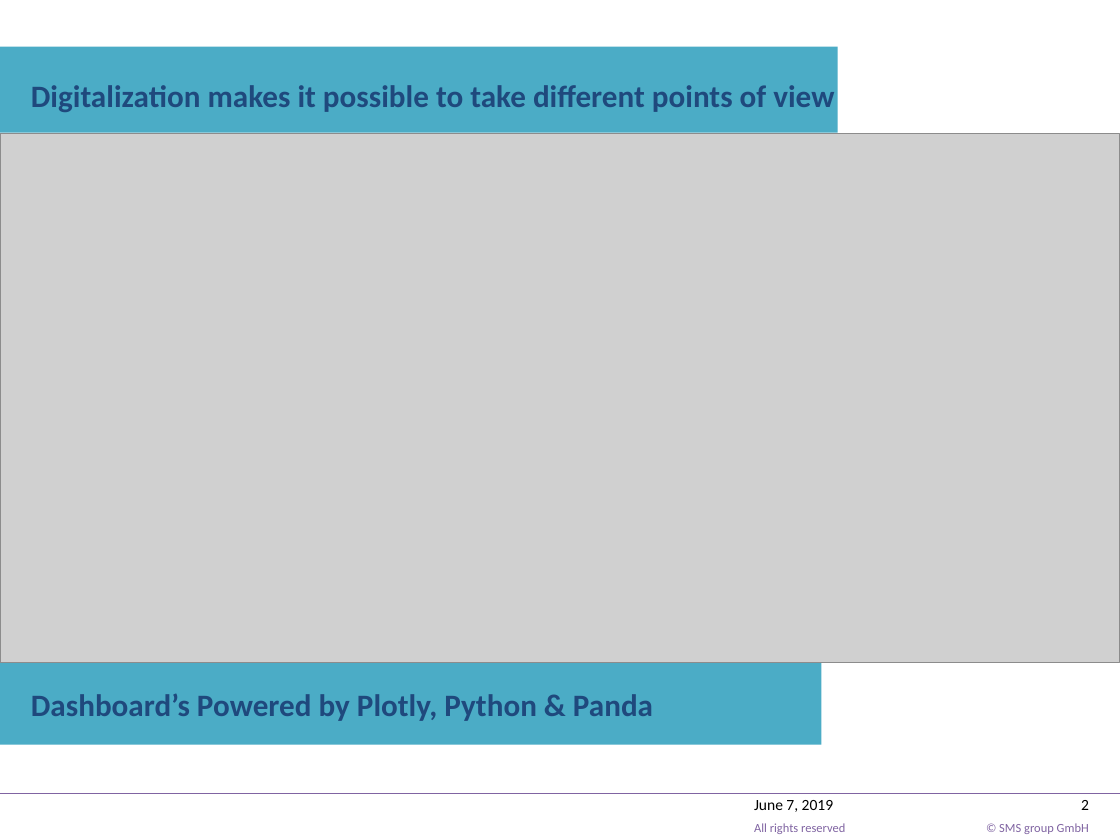
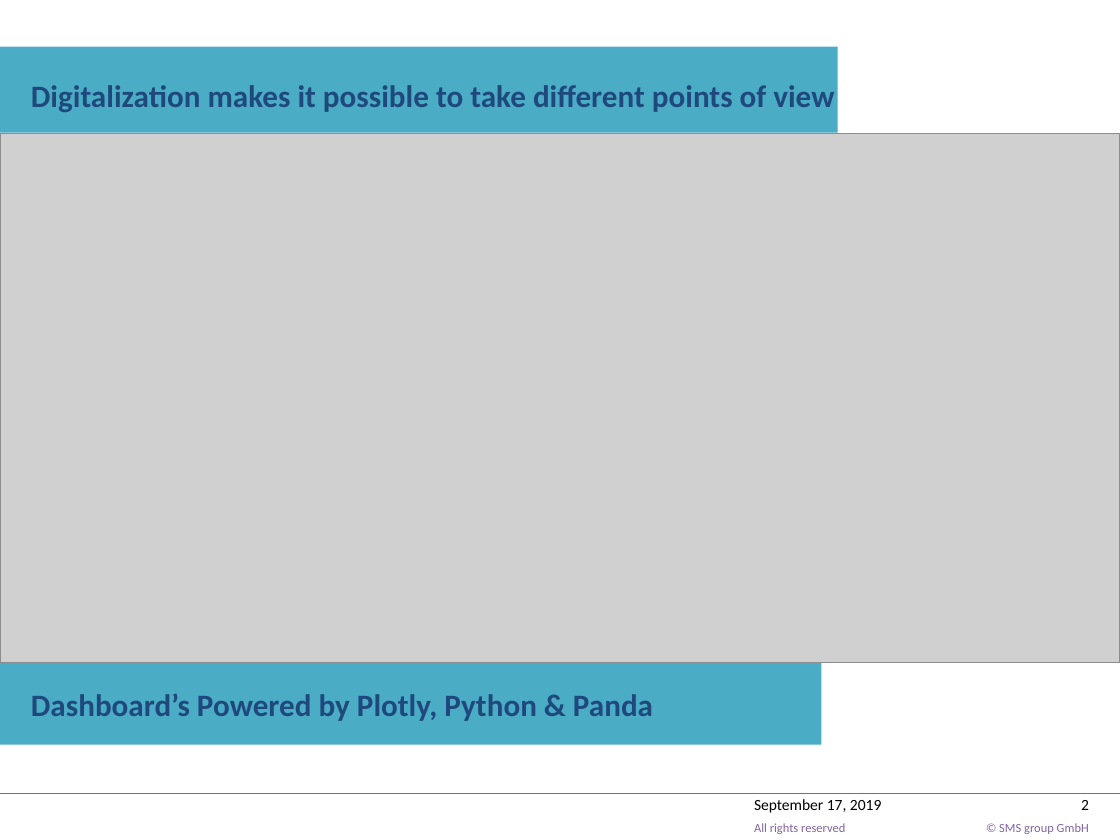
Before and after one commit to mrmanishprasadroy/Dash_Monitoring_Tool, a slide deck: slide 2 of PlotlyDashboard.pptx. Drawn at 1120x840 pixels with LibreOffice and Linux fonts; fonts in the diff are those of the drawing; grey boxes stand for pictures; background and template pictures are left out. Boxes give left, top, right and bottom in pixels: in the first picture for what was removed or moved away, otherwise in the second. Text is boxed around its words. In the diff, an @@ line names an element or a change of style, - is before the commit and + after.

```diff
--- a/PlotlyDashboard.pptx
+++ b/PlotlyDashboard.pptx
@@ text at [754,799,881,813]: text changed @@
-June 7, 2019
+September 17, 2019
```
Also in this commit, not shown: 2 other slides changed, 7 slides added, 6 slides removed, 51 other files.
